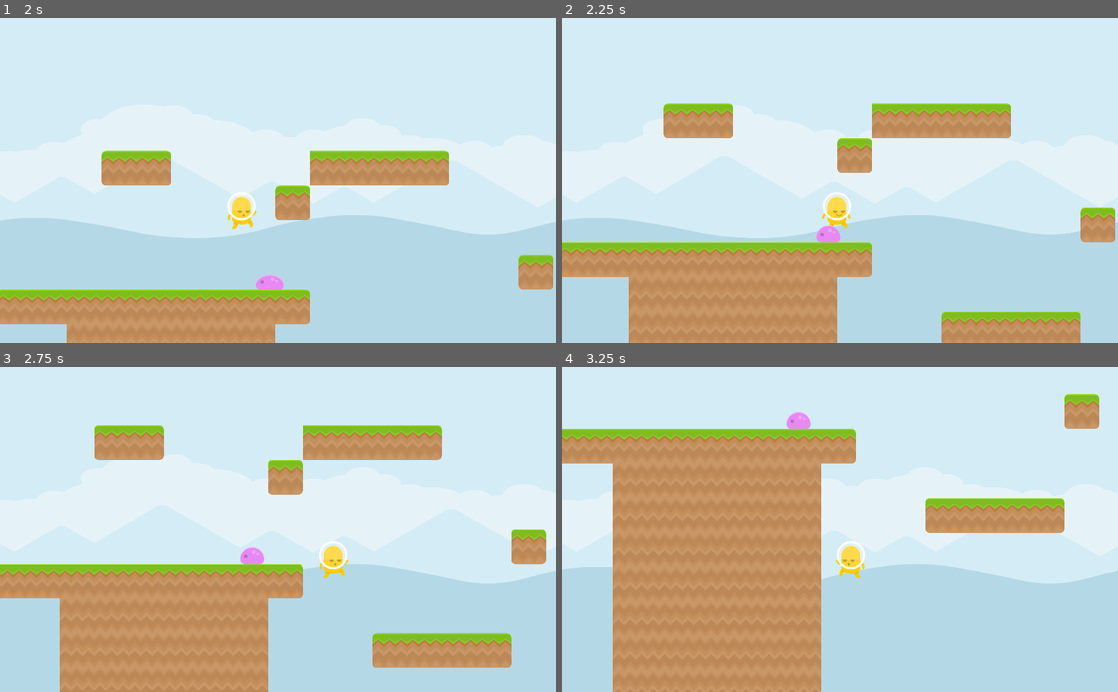
Above: before the commit, frames 1-4 (two rows, left to right).
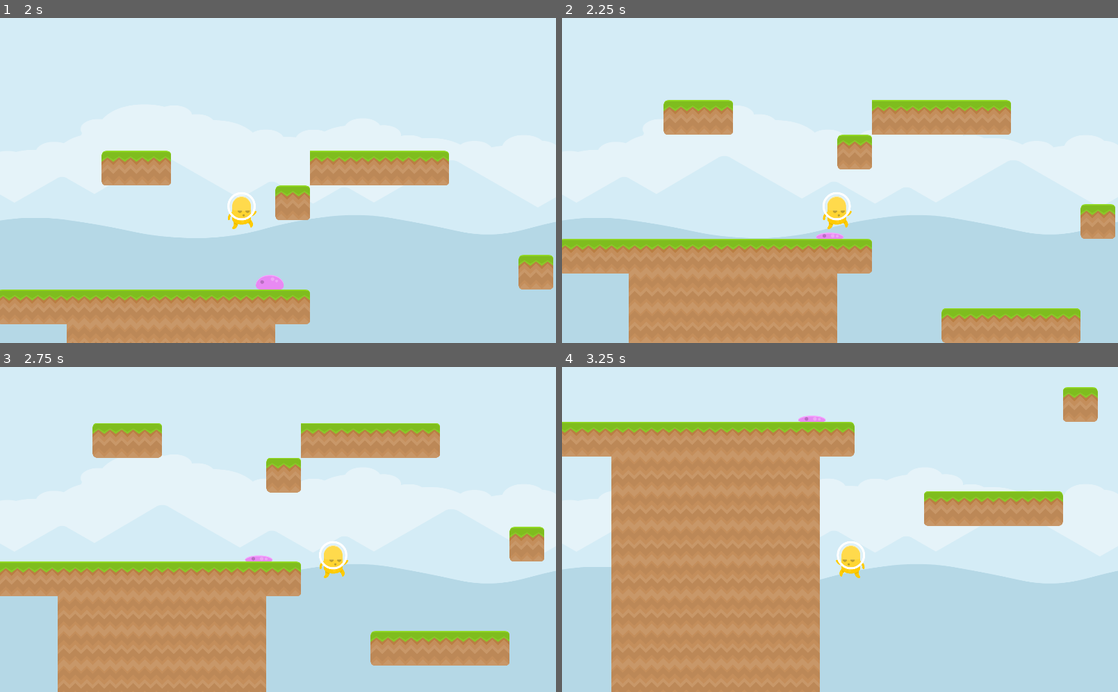
Above: after the commit, the same moments.

Repository: hellensoloviy/murio
Game: Godot game, scene res://Menu.tscn
Two runs of this game, one before a commit and one after it. Both use one fixed random seed, a clock stepped at 60 frames per second and the inputs below.
Inputs:
- Up to frame 1 (2 s): click "Options" at 0.5 s; tap Enter at 1.25 s; hold D (move_right) from 1.28 s (still down); tap W (jump) at 1.52 s
- Up to frame 2 (2.25 s): keep holding D (move_right)
- Up to frame 3 (2.75 s): keep holding D (move_right); tap W (jump) at 2.27 s
- Up to frame 4 (3.25 s): release D (move_right) at 2.78 s; hold A (move_left) from 2.78 s (still down)

Frame 1 is identical in both runs. In frame 2, 4.1% of the frame differs, in the area x 0-100%, y 25-100%; in frame 3, 3.6%; in frame 4, 5.8%, in the area x 0-97%, y 6-100%.

Commit message:
Add enemies die logic after specific "hit" collision with player;
MR-2, MR-3. 
Moved player layer to be on top;

Diff:
--- a/MainScene.tscn
+++ b/MainScene.tscn
@@ -161,8 +161,35 @@
 format = 1
 tile_data = PoolIntArray( 196607, 2, 0, 131072, 4, 0, 131077, 3, 0, 131078, 3, 0, 131079, 3, 0, 131080, 4, 0, 131087, 2 …(3389 unchanged characters)…
 
+[node name="enemy_slime_purple" parent="." instance=ExtResource( 4 )]
+position = Vector2( 564.631, 702.964 )
+speed = 50
+
+[node name="enemy_slime2" parent="." instance=ExtResource( 11 )]
+position = Vector2( 2653.55, 1728.9 )
+speed = 76
+
+[node name="enemy_slime" parent="." instance=ExtResource( 10 )]
+position = Vector2( 2542.44, 830.405 )
+speed = 80
+
+[node name="ParallaxBackground" type="ParallaxBackground" parent="."]
+
+[node name="uncolored_piramids" type="Sprite" parent="ParallaxBackground"]
+position = Vector2( 1032.43, 601.388 )
+scale = Vector2( 2.02194, 1.19716 )
+texture = ExtResource( 2 )
+
+[node name="StaticBody2D" type="StaticBody2D" parent="."]
+position = Vector2( -457.98, 638.964 )
+rotation = 1.57079
+
+[node name="CollisionShape2D" type="CollisionShape2D" parent="StaticBody2D"]
+shape = SubResource( 7 )
+
 [node name="player_yellow" parent="." instance=ExtResource( 1 )]
 position = Vector2( 74.549, 254.595 )
+collision_mask = 19
 
 [node name="Camera2D" type="Camera2D" parent="player_yellow"]
 current = true
@@ -173,29 +200,3 @@
 drag_margin_top = 0.3
 drag_margin_bottom = 0.3
 editor_draw_limits = true
-
-[node name="enemy_slime_purple" parent="." instance=ExtResource( 4 )]
-position = Vector2( 564.631, 702.964 )
-speed = 50
-
-[node name="enemy_slime2" parent="." instance=ExtResource( 11 )]
-position = Vector2( 2653.55, 1728.9 )
-speed = 76
-
-[node name="enemy_slime" parent="." instance=ExtResource( 10 )]
-position = Vector2( 2542.44, 830.405 )
-speed = 80
-
-[node name="ParallaxBackground" type="ParallaxBackground" parent="."]
-
-[node name="uncolored_piramids" type="Sprite" parent="ParallaxBackground"]
-position = Vector2( 1032.43, 601.388 )
-scale = Vector2( 2.02194, 1.19716 )
-texture = ExtResource( 2 )
-
-[node name="StaticBody2D" type="StaticBody2D" parent="."]
-position = Vector2( -457.98, 638.964 )
-rotation = 1.57079
-
-[node name="CollisionShape2D" type="CollisionShape2D" parent="StaticBody2D"]
-shape = SubResource( 7 )
--- a/enemies/enemy_slime.gd
+++ b/enemies/enemy_slime.gd
@@ -15,6 +15,8 @@
 	$floor_checker.position.x = $CollisionShape2D.shape.get_extents().x * direction
 	$floor_checker.enabled = detects_cliffs
 
+	sprite.play("move")
+
 func _physics_process (delta):
 
 	if is_on_wall() or not $floor_checker.is_colliding() and detects_cliffs and is_on_floor():
@@ -22,9 +24,16 @@
 		sprite.flip_h = not sprite.flip_h
 		$floor_checker.position.x = $CollisionShape2D.shape.get_extents().x * direction
 
-	$Sprite.play("move")
 
 	velocity.y += speed
 	velocity.x  = speed * direction
 
 	velocity = move_and_slide(velocity, Vector2.UP)
+
+
+func _on_top_checker_body_entered(body):
+	sprite.play("hit")
+	speed = 0
+
+	set_collision_layer_bit(4, false)
+	set_collision_mask_bit(0, false)
--- a/enemies/enemy_slime_blue.tscn
+++ b/enemies/enemy_slime_blue.tscn
@@ -8,14 +8,14 @@
 
 [sub_resource type="SpriteFrames" id=1]
 animations = [ {
+"frames": [ ExtResource( 1 ) ],
+"loop": true,
+"name": "hit",
+"speed": 5.0
+}, {
 "frames": [ ExtResource( 3 ) ],
 "loop": true,
 "name": "dead",
-"speed": 5.0
-}, {
-"frames": [ ExtResource( 1 ) ],
-"loop": true,
-"name": "hit",
 "speed": 5.0
 }, {
 "frames": [ ExtResource( 2 ), ExtResource( 4 ) ],
@@ -32,7 +32,12 @@
 [sub_resource type="RectangleShape2D" id=2]
 extents = Vector2( 23.8024, 35 )
 
+[sub_resource type="RectangleShape2D" id=3]
+extents = Vector2( 29, 6 )
+
 [node name="enemy_slime" type="KinematicBody2D"]
+collision_layer = 16
+collision_mask = 3
 script = ExtResource( 5 )
 
 [node name="Sprite" type="AnimatedSprite" parent="."]
@@ -48,3 +53,12 @@
 enabled = true
 cast_to = Vector2( 0, 75 )
 collision_mask = 2
+
+[node name="top_checker" type="Area2D" parent="."]
+collision_layer = 16
+
+[node name="CollisionShape2D" type="CollisionShape2D" parent="top_checker"]
+position = Vector2( 0, 10 )
+shape = SubResource( 3 )
+
+[connection signal="body_entered" from="top_checker" to="." method="_on_top_checker_body_entered"]
--- a/enemies/enemy_slime_green.tscn
+++ b/enemies/enemy_slime_green.tscn
@@ -8,14 +8,14 @@
 
 [sub_resource type="SpriteFrames" id=1]
 animations = [ {
+"frames": [ ExtResource( 3 ) ],
+"loop": true,
+"name": "hit",
+"speed": 5.0
+}, {
 "frames": [ ExtResource( 2 ) ],
 "loop": true,
 "name": "dead",
-"speed": 5.0
-}, {
-"frames": [ ExtResource( 3 ) ],
-"loop": true,
-"name": "hit",
 "speed": 5.0
 }, {
 "frames": [ ExtResource( 1 ), ExtResource( 4 ) ],
@@ -32,7 +32,12 @@
 [sub_resource type="RectangleShape2D" id=2]
 extents = Vector2( 23.8024, 35 )
 
+[sub_resource type="RectangleShape2D" id=3]
+extents = Vector2( 29, 6 )
+
 [node name="enemy_slime" type="KinematicBody2D"]
+collision_layer = 16
+collision_mask = 3
 script = ExtResource( 5 )
 
 [node name="Sprite" type="AnimatedSprite" parent="."]
@@ -48,3 +53,12 @@
 enabled = true
 cast_to = Vector2( 0, 75 )
 collision_mask = 2
+
+[node name="top_checker" type="Area2D" parent="."]
+collision_layer = 16
+
+[node name="CollisionShape2D" type="CollisionShape2D" parent="top_checker"]
+position = Vector2( 0, 10 )
+shape = SubResource( 3 )
+
+[connection signal="body_entered" from="top_checker" to="." method="_on_top_checker_body_entered"]
--- a/enemies/enemy_slime_purple.tscn
+++ b/enemies/enemy_slime_purple.tscn
@@ -8,14 +8,14 @@
 
 [sub_resource type="SpriteFrames" id=1]
 animations = [ {
+"frames": [ ExtResource( 2 ) ],
+"loop": true,
+"name": "hit",
+"speed": 5.0
+}, {
 "frames": [ ExtResource( 3 ) ],
 "loop": true,
 "name": "dead",
-"speed": 5.0
-}, {
-"frames": [ ExtResource( 2 ) ],
-"loop": true,
-"name": "hit",
 "speed": 5.0
 }, {
 "frames": [ ExtResource( 1 ), ExtResource( 4 ) ],
@@ -31,6 +31,9 @@
 
 [sub_resource type="RectangleShape2D" id=2]
 extents = Vector2( 23.8024, 35 )
+
+[sub_resource type="RectangleShape2D" id=3]
+extents = Vector2( 29, 6 )
 
 [node name="enemy_slime" type="KinematicBody2D"]
 collision_layer = 16
@@ -50,3 +53,12 @@
 enabled = true
 cast_to = Vector2( 0, 75 )
 collision_mask = 2
+
+[node name="top_checker" type="Area2D" parent="."]
+collision_layer = 16
+
+[node name="CollisionShape2D" type="CollisionShape2D" parent="top_checker"]
+position = Vector2( 0, 10 )
+shape = SubResource( 3 )
+
+[connection signal="body_entered" from="top_checker" to="." method="_on_top_checker_body_entered"]
--- a/player/Player.gd
+++ b/player/Player.gd
@@ -47,7 +47,7 @@
 	elif velocity.x > 0:
 		sprite.flip_h = false
 
-		# gravity
+	# gravity
 	velocity.y = velocity.y + gravity
 
 	velocity = move_and_slide(velocity, Vector2.UP)
--- a/player/player_yellow.tscn
+++ b/player/player_yellow.tscn
@@ -9,7 +9,6 @@
 [ext_resource path="res://sprites/player_assets/alienYellow_walk2.png" type="Texture" id=7]
 [ext_resource path="res://player/Player.gd" type="Script" id=8]
 [ext_resource path="res://sprites/player_assets/alienYellow_stand.png" type="Texture" id=9]
-
 
 [sub_resource type="SpriteFrames" id=1]
 animations = [ {
@@ -48,6 +47,7 @@
 radius = 53.0012
 
 [node name="player_yellow" type="KinematicBody2D"]
+collision_mask = 18
 script = ExtResource( 8 )
 
 [node name="Sprite" type="AnimatedSprite" parent="."]
Not shown: 1 places in enemies/enemy_slime_blue.tscn that only renumber resources
Not shown: 1 places in enemies/enemy_slime_green.tscn that only renumber resources
Not shown: 1 places in enemies/enemy_slime_purple.tscn that only renumber resources
